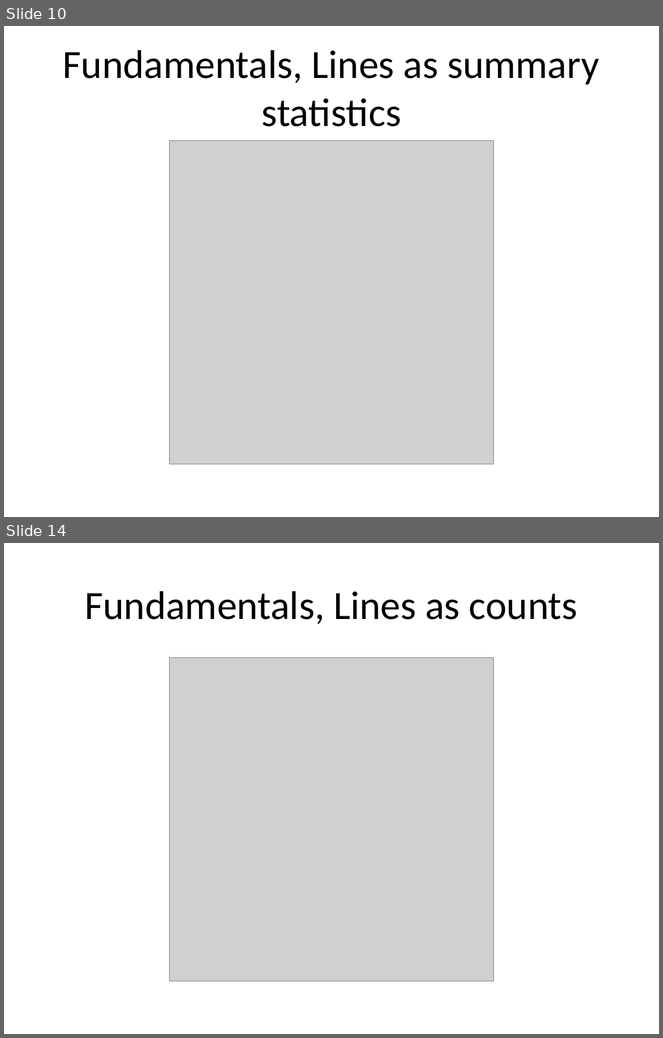
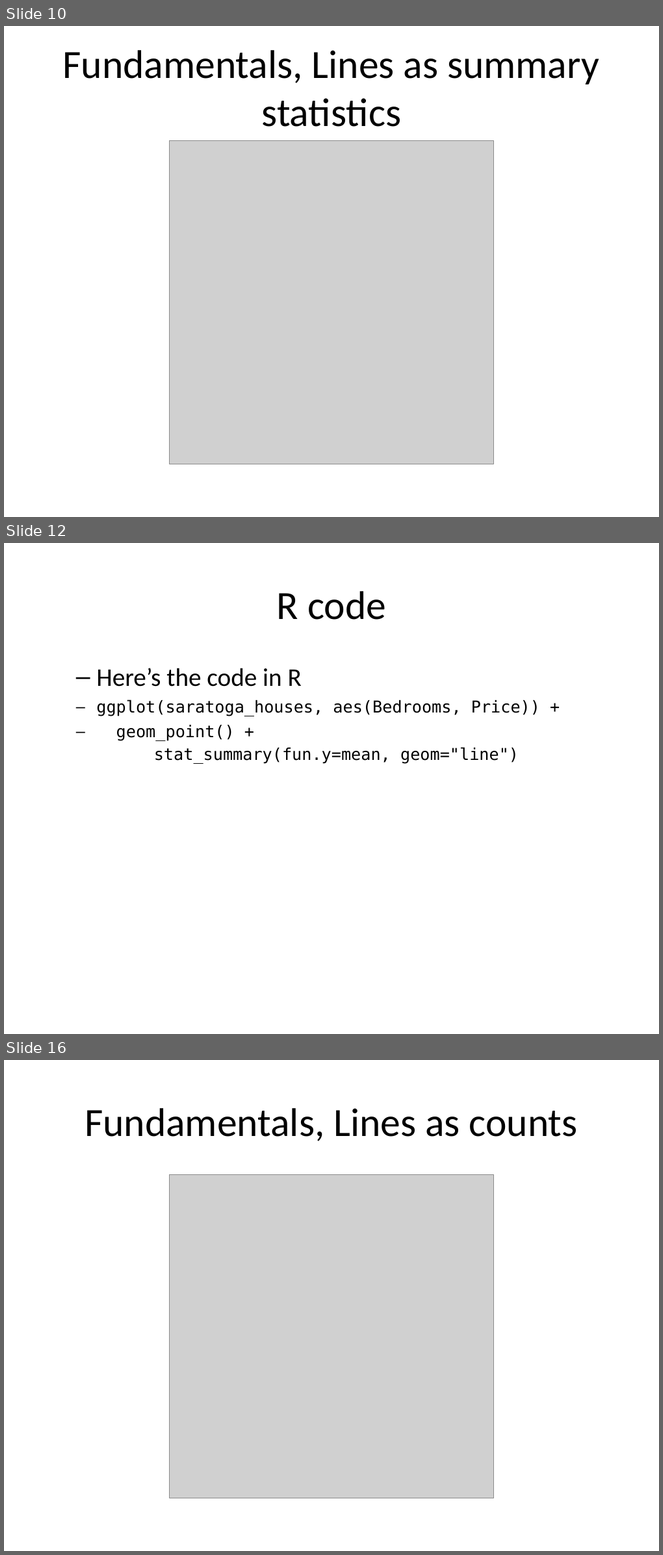
Before and after one commit to pmean/data-visualization, a slide deck: data-viz-03/component/fundamentals.pptx. Shown one above the other, each under a label of ours: slides 10 and 14 before the commit, slides 10, 12 and 16 after it; the slides between them are not shown. The pictures are 663x1038 and 663x1555 pixels, drawn with LibreOffice and Linux fonts; fonts in the diff are those of the drawing; grey boxes stand for pictures. Boxes give left, top, right and bottom in pixels: in the first picture for what was removed or moved away, otherwise in the second. Text is boxed around its words. In the diff, an @@ line names an element or a change of style, - is before the commit and + after.

```diff
--- a/data-viz-03/component/fundamentals.pptx
+++ b/data-viz-03/component/fundamentals.pptx
@@ slide 12 added at box(4, 543, 659, 1034), background #FFFFFF @@
@@ title added at box(277, 591, 386, 620), 44 pt, text #000000 @@
+R code
@@ text added at box(96, 668, 540, 764), 18 pt, text #000000 @@
+  – Here’s the code in R
+ggplot(saratoga_houses, aes(Bedrooms, Price)) +
+geom_point() +
+stat_summary(fun.y=mean, geom="line")
@@ what was slide 14 is now slide 16 @@
```
Also in this commit, not shown: 2 slides changed, 2 other slides added, 1 slide removed, 21 other files.
